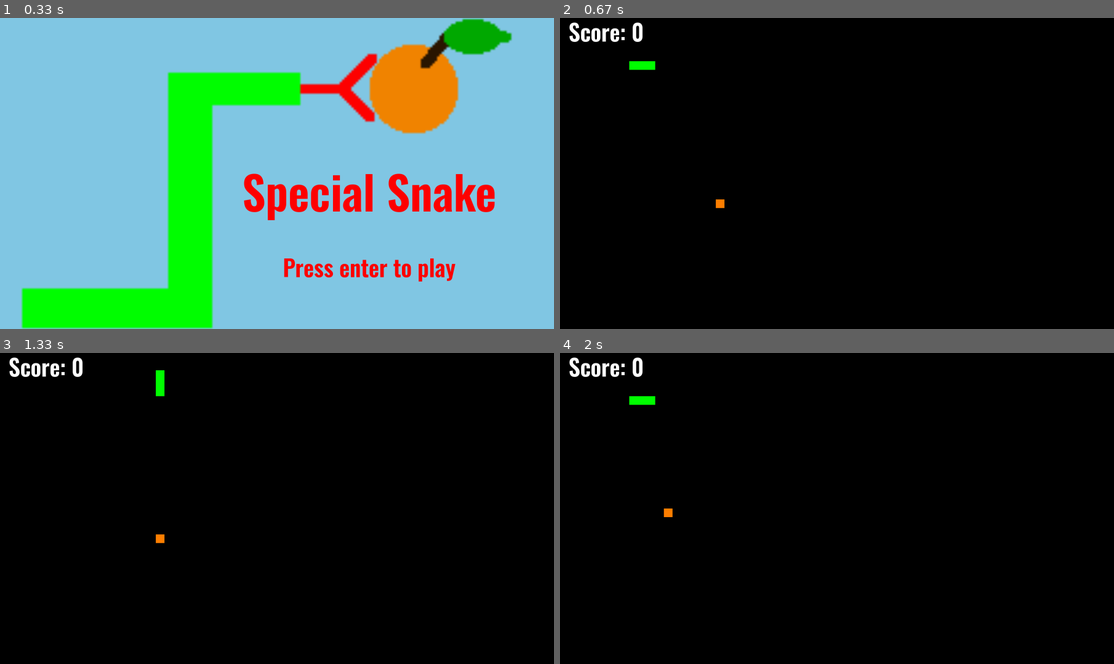
Above: before the commit, frames 1-4 (two rows, left to right).
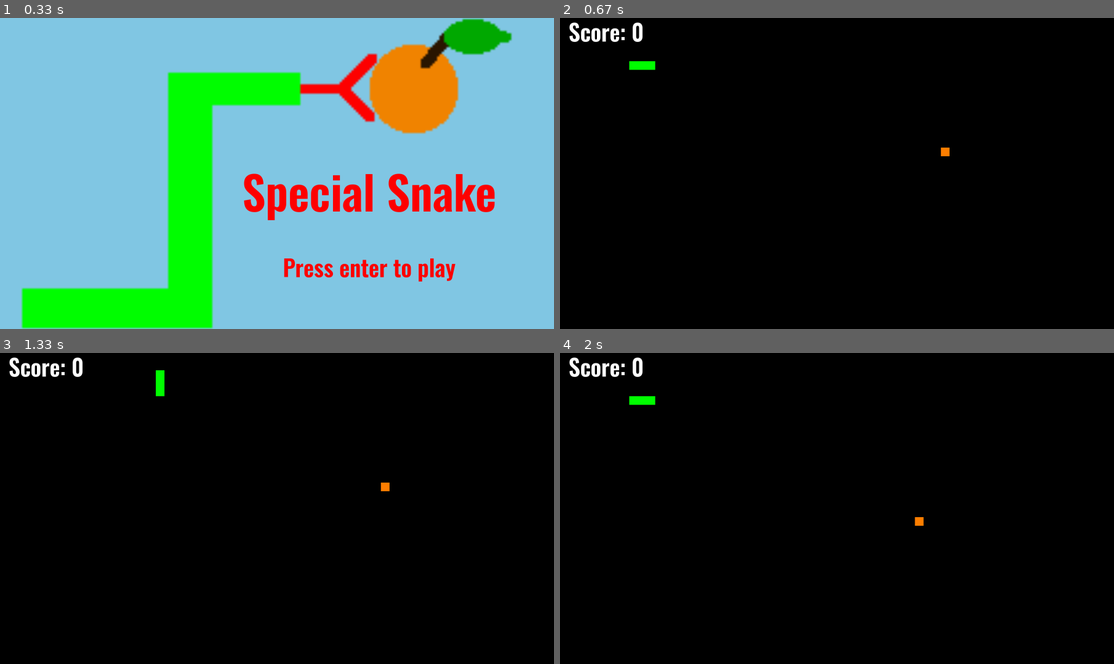
Above: after the commit, the same moments.

Repository: hutgib2/games_site
Game: pygame game, started from games/snake/src/main.py
The game is run twice, just before and just after one commit, with the same random seed, the same clock (stepped at 60 frames per second) and the same inputs.
Inputs:
- Up to frame 1 (0.33 s): no input
- Up to frame 2 (0.67 s): tap Enter at 0.33 s
- Up to frame 3 (1.33 s): hold W from 1.17 s (still down)
- Up to frame 4 (2 s): release W at 1.63 s; tap Enter at 1.67 s

Frame 1 is identical in both runs. In frame 2, 0.1% of the frame differs, in the area x 28-71%, y 41-62%; in frame 3, 0.1%; in frame 4, 0.1%.

Commit message:
Started working on bigger orange powerup in the Snake game.

Diff:
--- a/games/snake/src/game/snake.py
+++ b/games/snake/src/game/snake.py
@@ -14,7 +14,6 @@
 # 4. self.food magnet
 # 5. Score multiplier (done)
 # 6. bigger orange
-# 7. random hole in snake's body
 
 # Steps for adding a feature:
 # 1. locate where in the file we need to write new code
@@ -22,18 +21,21 @@
 # 3. determine how we need to change it
 # 4. write in small, testable chunks (testable=can run game and see a change)
 
-# Task: Add a powerup timer
-# choose a timer you like the look of
-# cut up the frames and create a folder for it
-# look at how we run the timer in vampire survivor
-# recreate a similar logic for the timer in this game
+
+# Task: update food eating to use rect collision logic
+# instead of comparing grid row-col positions we need to actually check the rects
+# so you need variables for the rects of the snake head and food
+# then you need to use collidepoint() to detect collisions
+
+# HINT - look at another game to see how collidepoint() is used
 
 class Snake():
     def __init__(self):
         self.score = 0
         self.snake = [(5,5),(5,4),(5,3)]
         self.direction = (0, 1)
-        self.food = (randint(1, ROWS-2), randint(1, COLS-2))
+        self.food_size = 1
+        self.food_rect = pygame.Rect(randint(1, COLS-2)*CELL_SIZE, randint(1, ROWS-2)*CELL_SIZE, CELL_SIZE*self.food_size, CELL_SIZE*self.food_size)
         self.running = True
         self.clock= AsyncClock(fps=16)
 
@@ -41,14 +43,16 @@
         self.powerup = None
         self.powerup_pos = None
         self.powerup_list = [
-            'shrink',
-            'multiplier',
-            'bounce'
+            # 'shrink',
+            # 'multiplier',
+            # 'bounce',
+            'grow',
         ]
         self.powerup_color_map = {
             'shrink': '#FF0000',
             'multiplier': '#FFFF00',
-            'bounce': '#0000FF'
+            'bounce': '#0000FF',
+            'grow': "#FF00FF",
         }
         self.powerup_spawn_timer = Timer(5 * 1000, self.spawn_powerup, repeat=True, autostart=True)
         self.can_bounce = False
@@ -80,6 +84,8 @@
             self.score_multiplier = 2
         elif self.powerup == 'bounce':
             self.can_bounce = True
+        elif self.powerup == 'grow':
+            self.food_size = 3
 
         self.powerup_timer = Timer(10 * 1000, self.deactivate_powerup, autostart=True)
 
@@ -89,6 +95,8 @@
             self.can_bounce = False
         elif self.powerup == 'multiplier':
             self.score_multiplier = 1
+        elif self.powerup == 'grow':
+            self.food_size = 1
         self.powerup_timer = None
 
     # lets do a random direction
@@ -108,7 +116,7 @@
         screen.fill((0,0,0))
         for row, col in self.snake:
             pygame.draw.rect(screen, (0, 255, 0),(col*CELL_SIZE, row*CELL_SIZE, CELL_SIZE, CELL_SIZE))
-        pygame.draw.rect(screen, (255, 128, 0), (self.food[1]*CELL_SIZE, self.food[0]*CELL_SIZE, CELL_SIZE, CELL_SIZE))
+        pygame.draw.rect(screen, (255, 128, 0), self.food_rect)
         if self.powerup_pos:
             pygame.draw.rect(screen, self.powerup_color_map[self.powerup], (self.powerup_pos[1]*CELL_SIZE, self.powerup_pos[0]*CELL_SIZE, CELL_SIZE, CELL_SIZE))
         if self.powerup_timer:
@@ -138,8 +146,8 @@
                         self.direction = (0, 1)
 
             self.move_head()
-            if self.new_head == self.food:
-                self.food = (randint(1, ROWS-2), randint(1, COLS-2))
+            if self.food_rect.collidepoint(self.new_head):
+                self.food_rect = pygame.Rect(randint(1, COLS-2)*CELL_SIZE, randint(1, ROWS-2)*CELL_SIZE, CELL_SIZE*self.food_size, CELL_SIZE*self.food_size)
                 self.score += self.score_multiplier
             else:
                 self.snake.pop()
